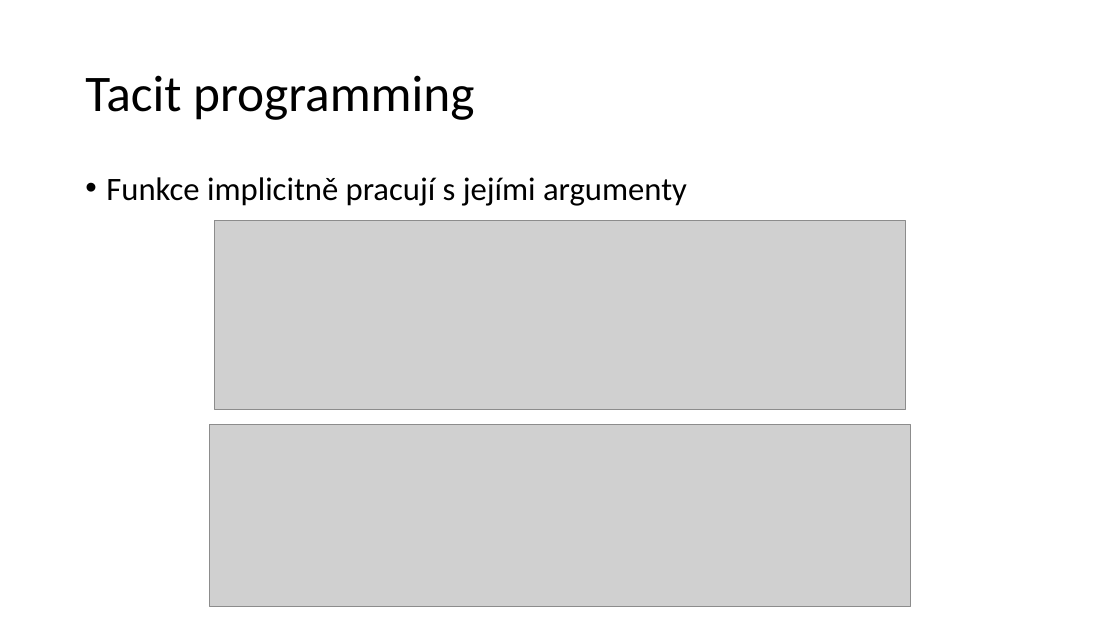
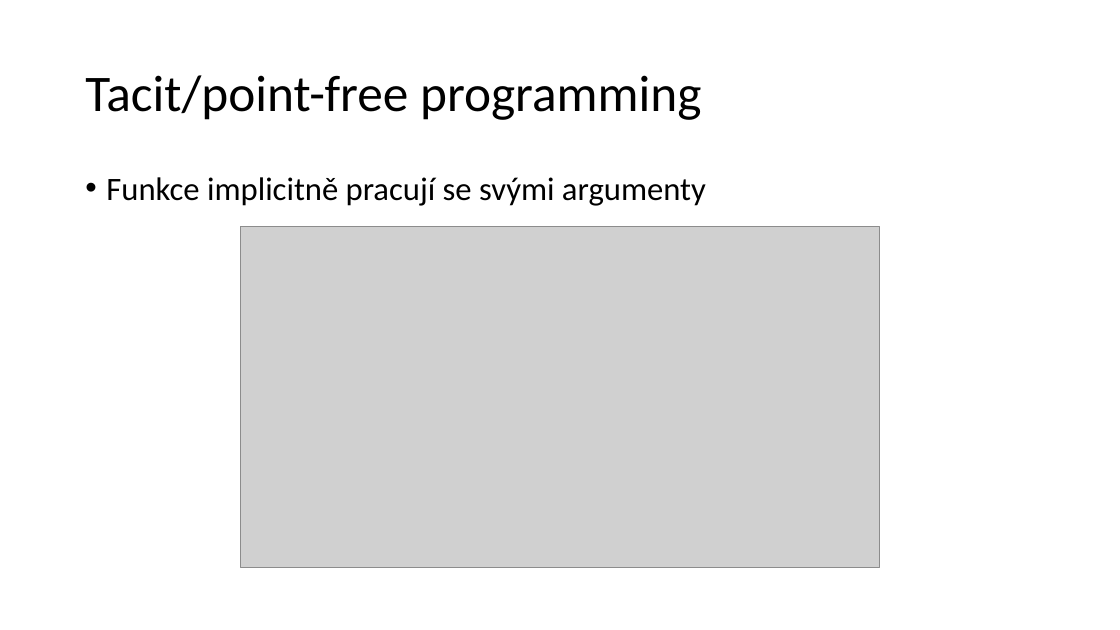
Before and after one commit to SturdyPose/Taskell-bachelor-thesis, a slide deck: slide 3 of TacitProgramming.pptx (slide 2 before the commit). Drawn at 1120x630 pixels with LibreOffice and Linux fonts; fonts in the diff are those of the drawing; grey boxes stand for pictures. Boxes give left, top, right and bottom in pixels: in the first picture for what was removed or moved away, otherwise in the second. Text is boxed around its words. In the diff, an @@ line names an element or a change of style, - is before the commit and + after.

```diff
--- a/TacitProgramming.pptx
+++ b/TacitProgramming.pptx
@@ title at (x1=85, y1=75, x2=701, y2=120): text changed @@
-Tacit programming
+Tacit/point-free programming
@@ text at (x1=106, y1=177, x2=706, y2=206): text changed @@
-• Funkce implicitně pracují s jejími argumenty
+• Funkce implicitně pracují se svými argumenty
@@ picture resized from (x1=215, y1=220, x2=906, y2=410) to (x1=240, y1=226, x2=880, y2=567) @@
@@ picture removed at (x1=209, y1=424, x2=910, y2=607) @@
```
Also in this commit, not shown: 5 other slides changed, 3 slides added, 3 slides removed.
